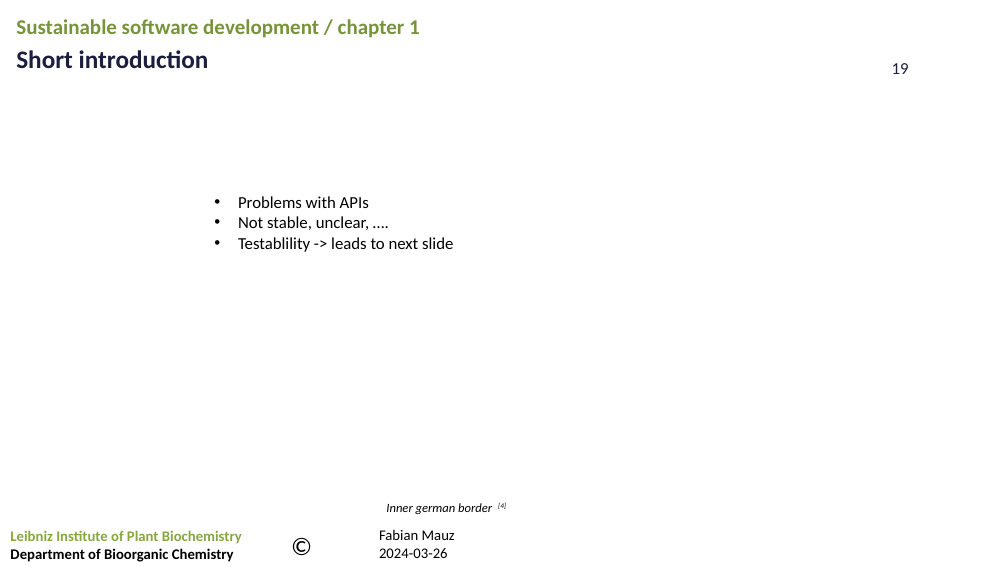
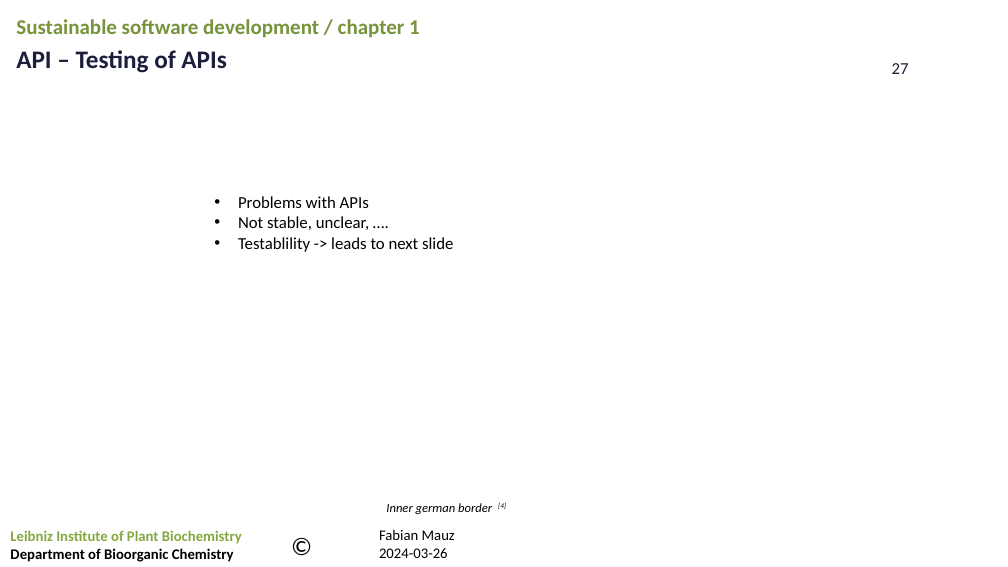
Before and after one commit to FabianMauz/talks_and_lessons, a slide deck: slide 27 of 20241021_api_and_architecture/20241021_api_and_softwarearchitecture.pptx (slide 19 before the commit). Drawn at 1008x567 pixels with LibreOffice and Linux fonts; fonts in the diff are those of the drawing; background and template pictures are left out. Boxes give left, top, right and bottom in pixels: in the first picture for what was removed or moved away, otherwise in the second. Text is boxed around its words. In the diff, an @@ line names an element or a change of style, - is before the commit and + after.

```diff
--- a/20241021_api_and_architecture/20241021_api_and_softwarearchitecture.pptx
+++ b/20241021_api_and_architecture/20241021_api_and_softwarearchitecture.pptx
@@ text at bbox=[16, 50, 226, 73]: text changed @@
-Short introduction
+API – Testing of APIs
@@ page number at bbox=[892, 63, 909, 74]: text changed @@
-19
+27
```
Also in this commit, not shown: 5 other slides changed, 8 slides added.
